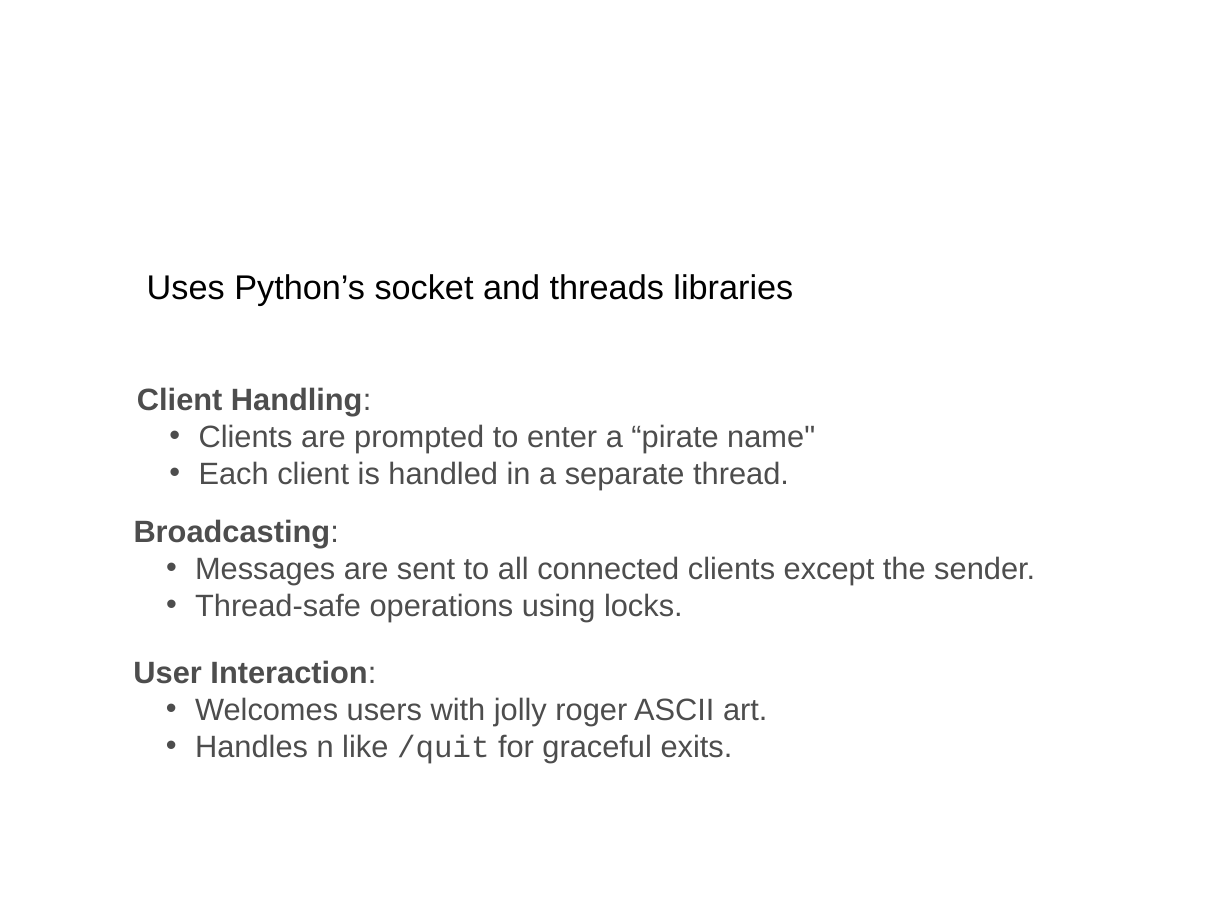
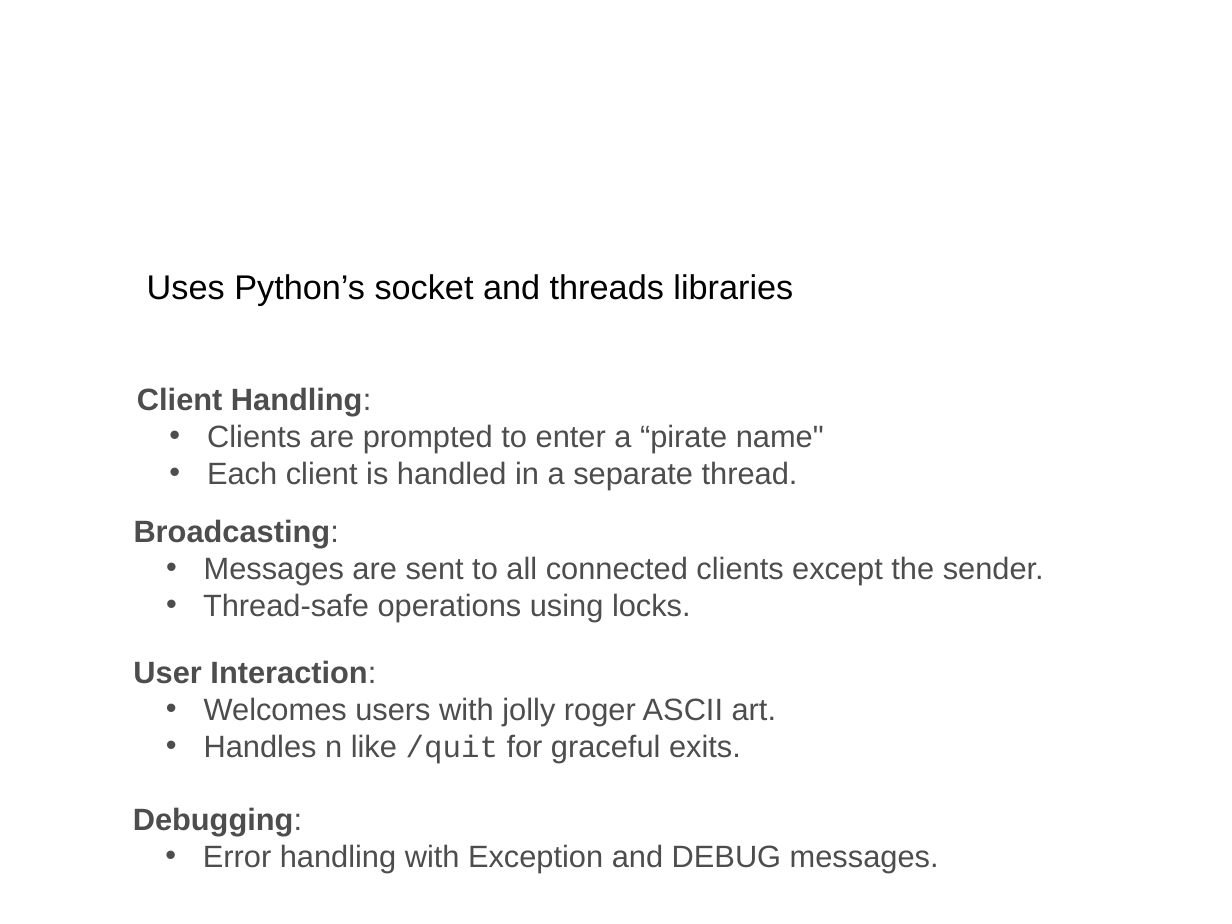
Before and after one commit to BelaBartok39/Pirate-Chat-Project, a slide deck: slide 2 of pirate_chat_presentation.potx. Drawn at 1232x924 pixels with LibreOffice and Linux fonts; fonts in the diff are those of the drawing; background and template pictures are left out. Boxes give left, top, right and bottom in pixels: in the first picture for what was removed or moved away, otherwise in the second. Text is boxed around its words. In the diff, an @@ line names an element or a change of style, - is before the commit and + after.

Commit message:
Updated powerpoint

```diff
--- a/pirate_chat_presentation.potx
+++ b/pirate_chat_presentation.potx
@@ text "Client Handling:" rewrapped from (137,387,815,490) to (137,387,824,490) @@
@@ text "Broadcasting:" rewrapped from (134,519,1035,622) to (134,519,1044,622) @@
@@ text "User Interaction:" rewrapped from (133,660,767,764) to (133,660,776,764) @@
@@ text added at (133,807,939,872), 18 pt, text #4D4D4D @@
+Debugging:
+  • Error handling with Exception and DEBUG messages.
```
